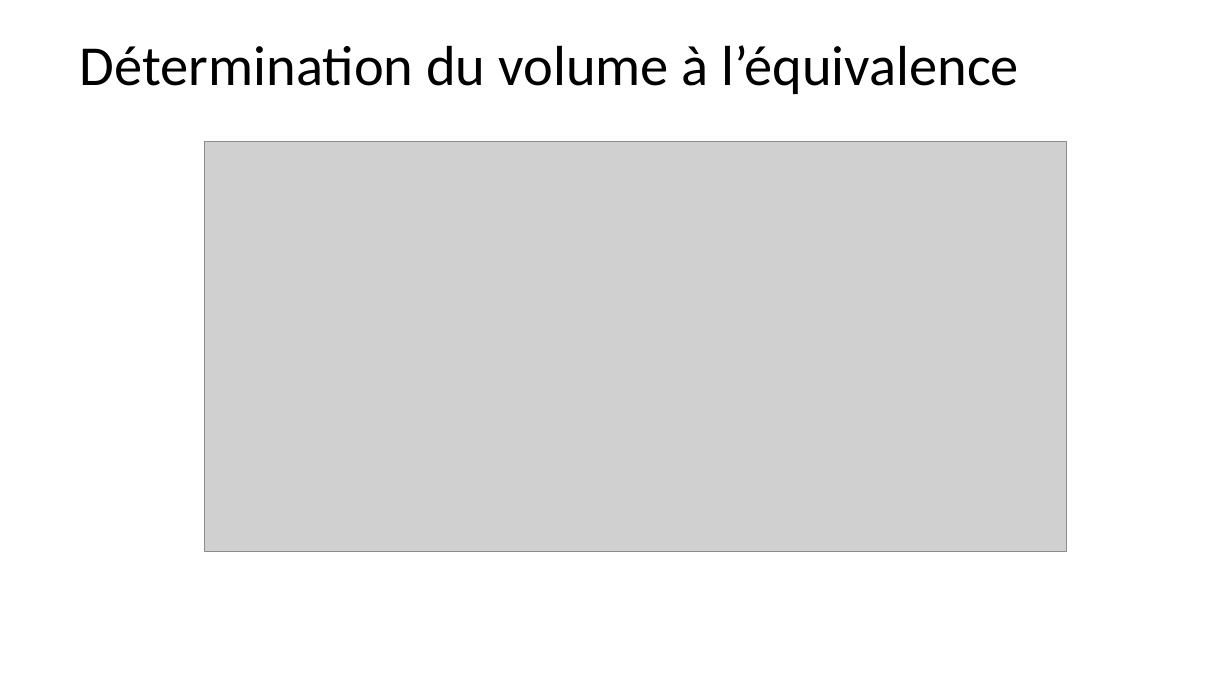
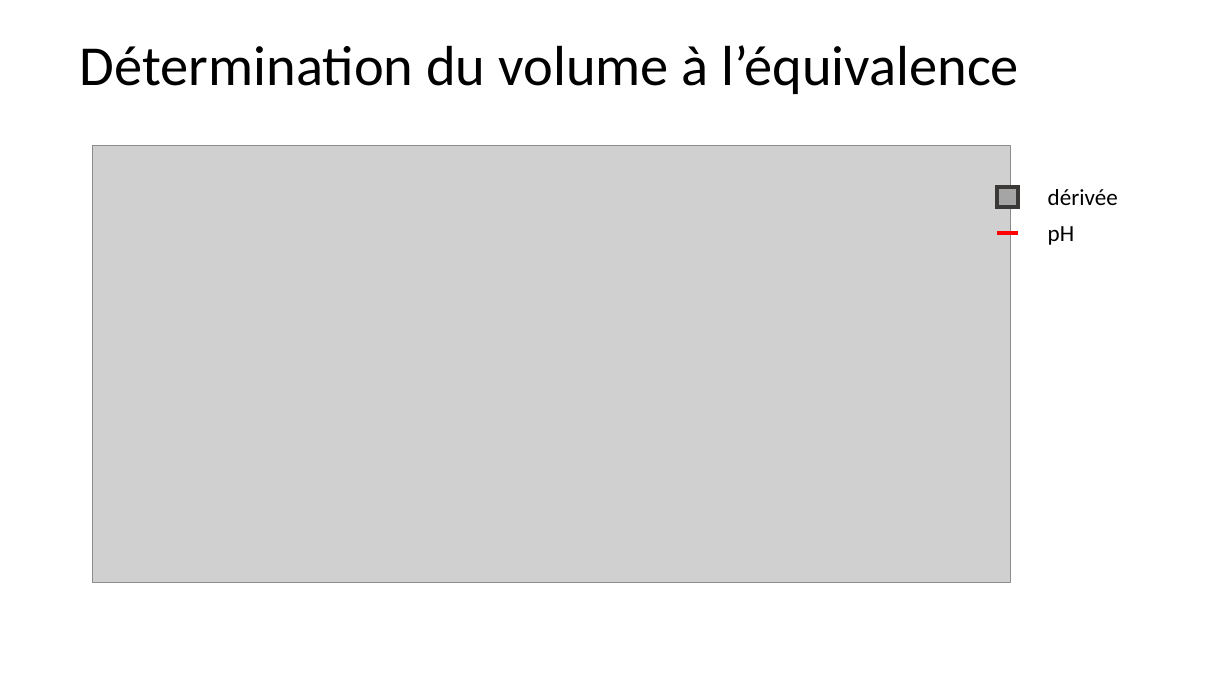
Before and after one commit to VBremaud/VBremaud.github.io, a slide deck: slide 5 of assets/pptx/LC06.pptx. Drawn at 1232x693 pixels with LibreOffice and Linux fonts; fonts in the diff are those of the drawing; grey boxes stand for pictures. Boxes give left, top, right and bottom in pixels: in the first picture for what was removed or moved away, otherwise in the second. Text is boxed around its words. In the diff, an @@ line names an element or a change of style, - is before the commit and + after.

```diff
--- a/assets/pptx/LC06.pptx
+++ b/assets/pptx/LC06.pptx
@@ picture resized from (x1=205, y1=141, x2=1067, y2=551) to (x1=92, y1=146, x2=1010, y2=582) @@
@@ rectangle added at (x1=997, y1=187, x2=1019, y2=207), fill #A5A5A5, outline #3B3838 3 pt @@
@@ text added at (x1=1048, y1=189, x2=1118, y2=205), 18 pt, text #000000 @@
+dérivée
@@ line added from (997, 233) to (1019, 233), #FF0000 3 pt @@
@@ text added at (x1=1048, y1=226, x2=1075, y2=245), 18 pt, text #000000 @@
+pH
```
Also in this commit, not shown: 1 other slide changed, 1 slide added, 1 slide removed.
